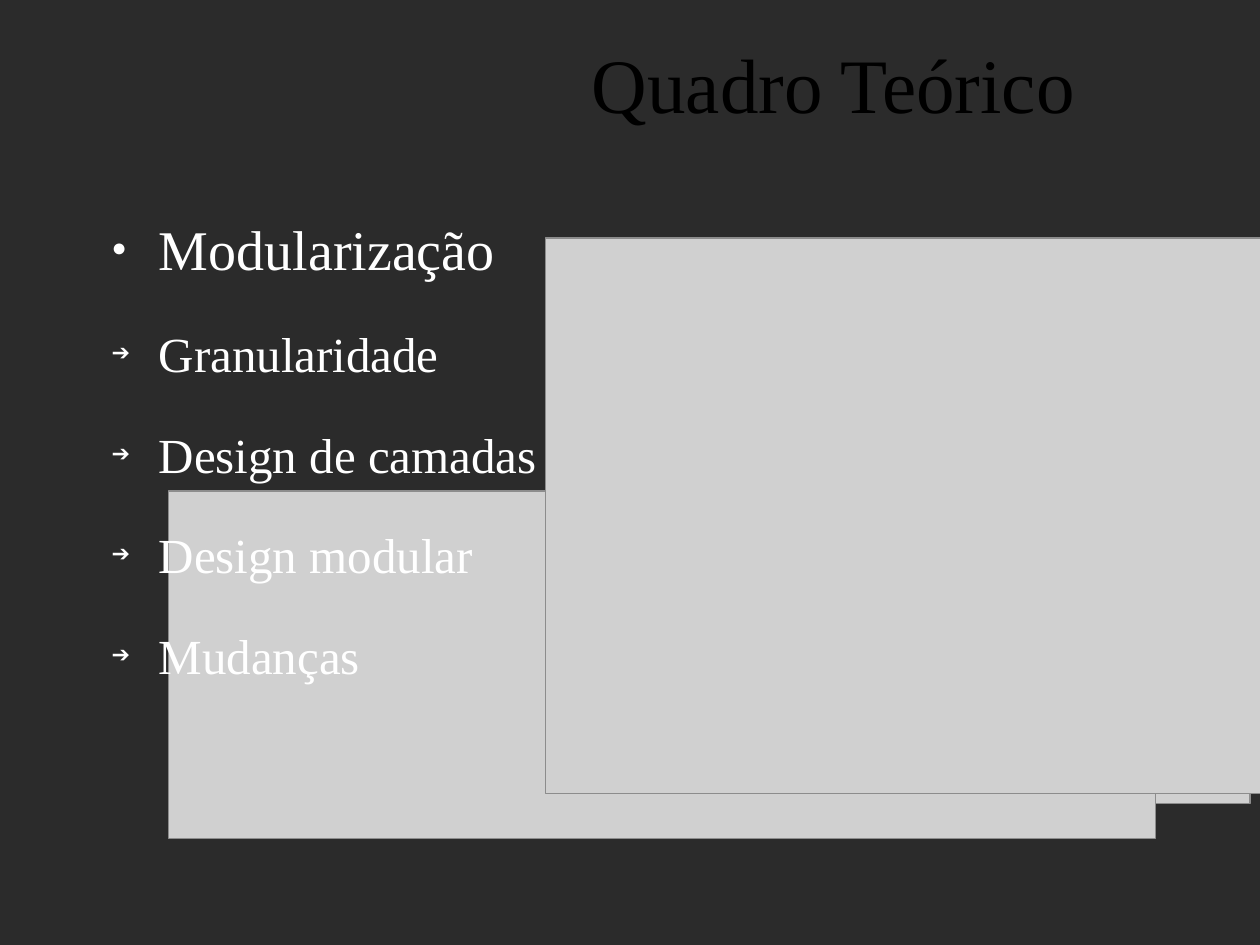
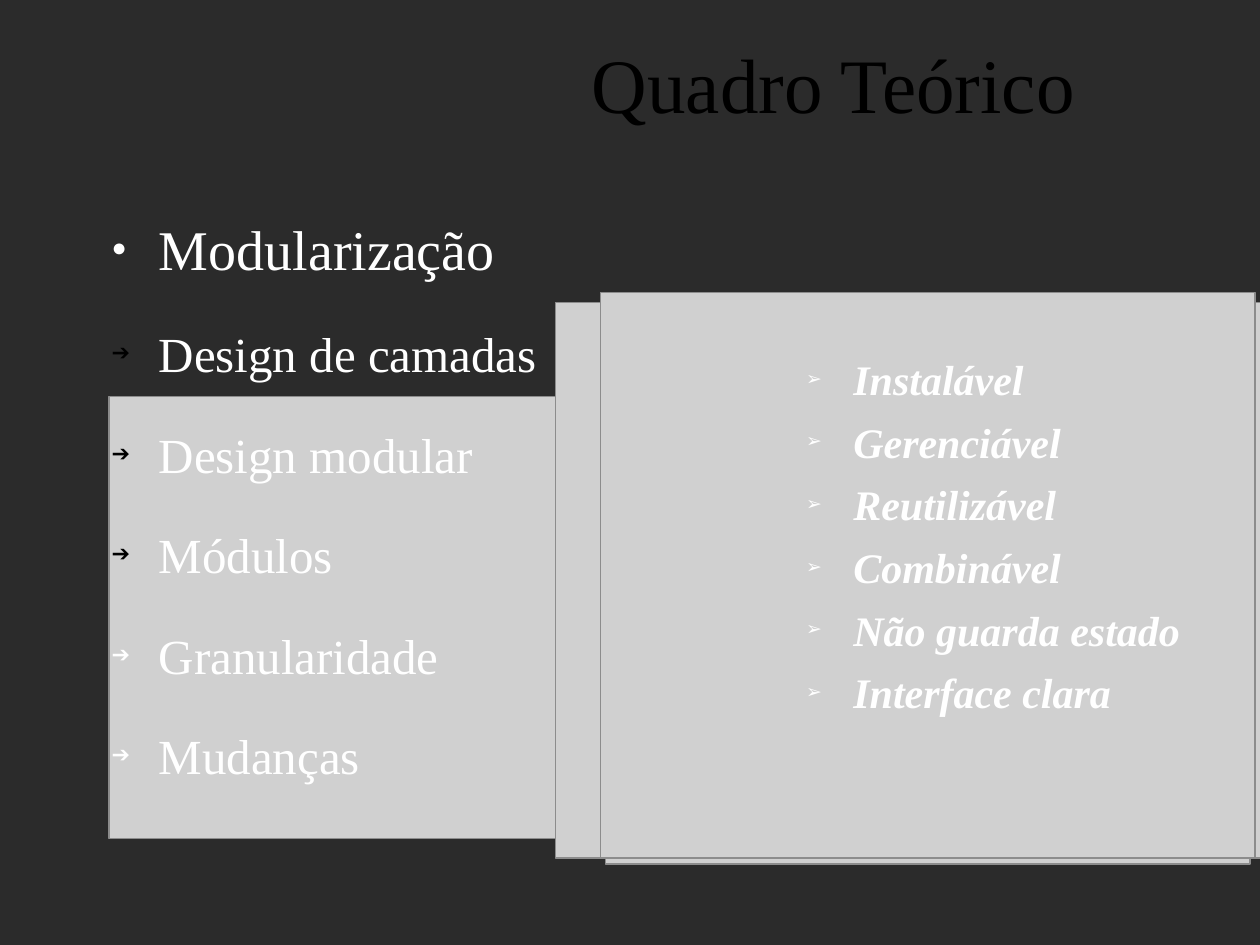
Before and after one commit to feliperodriguesprado/tcc_repository, a slide deck: slide 7 of documents/life_cycle/qualificacao/qualificacao_slides.odp. Drawn at 1260x945 pixels with LibreOffice and Linux fonts; fonts in the diff are those of the drawing; grey boxes stand for pictures; background and template pictures are left out; a plain dark background stands for a picture behind light text. Boxes give left, top, right and bottom in pixels: in the first picture for what was removed or moved away, otherwise in the second. Text is boxed around its words. In the diff, an @@ line names an element or a change of style, - is before the commit and + after.

```diff
--- a/documents/life_cycle/qualificacao/qualificacao_slides.odp
+++ b/documents/life_cycle/qualificacao/qualificacao_slides.odp
@@ picture: place and size @@
-picture at [595, 238, 1250, 804]
+picture at [600, 292, 1255, 858]
@@ picture: place and size @@
-picture at [546, 238, 1260, 794]
+picture at [556, 302, 1260, 858]
@@ text at [159, 338, 439, 373]: paragraph removed @@
-  ➔ Granularidade
@@ text at [159, 338, 536, 482]: bullet colour #FFFFFF to #000000 @@
@@ picture added at [605, 348, 1250, 864] @@
@@ text added at [853, 366, 1180, 717], 24 pt, text #FFFFFF, bold, italic @@
+➢ Instalável
+➢ Gerenciável
+➢ Reutilizável
+➢ Combinável
+➢ Não guarda estado
+➢ Interface clara
@@ picture: place and size @@
-picture at [169, 491, 1155, 839]
+picture at [110, 397, 1201, 838]
@@ text at [159, 539, 439, 674]: paragraphs added @@
+  ➔ Módulos
+  ➔ Granularidade
```
Also in this commit, not shown: 5 other slides changed, 1 slide added, 1 other file.
